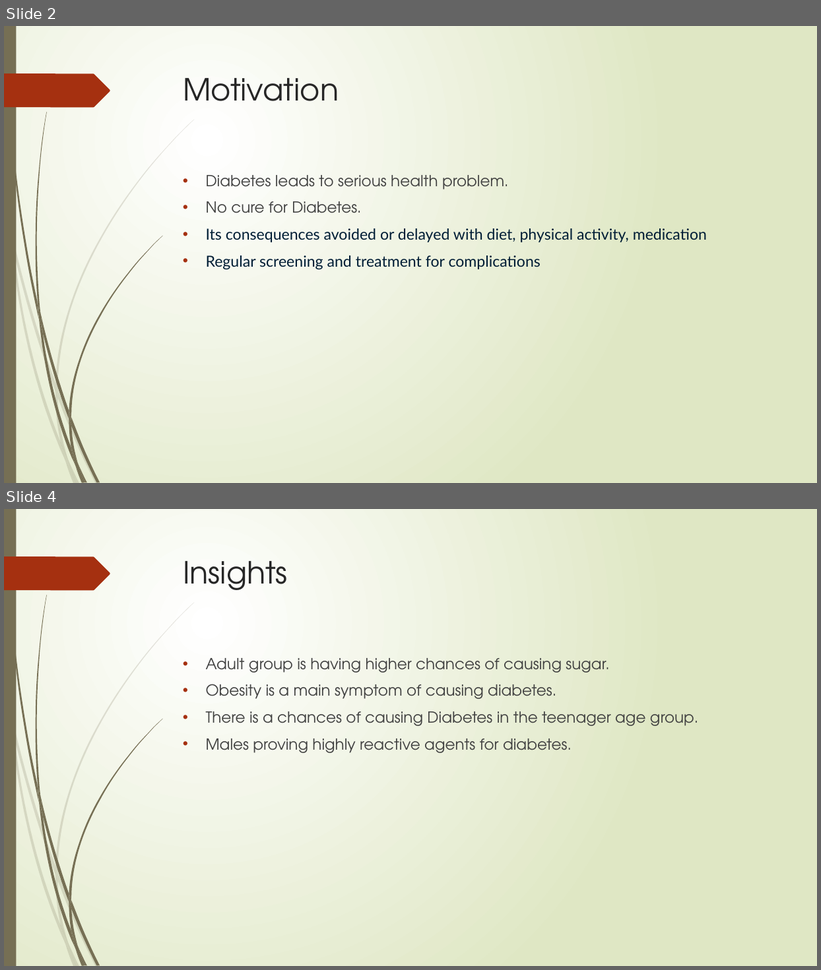
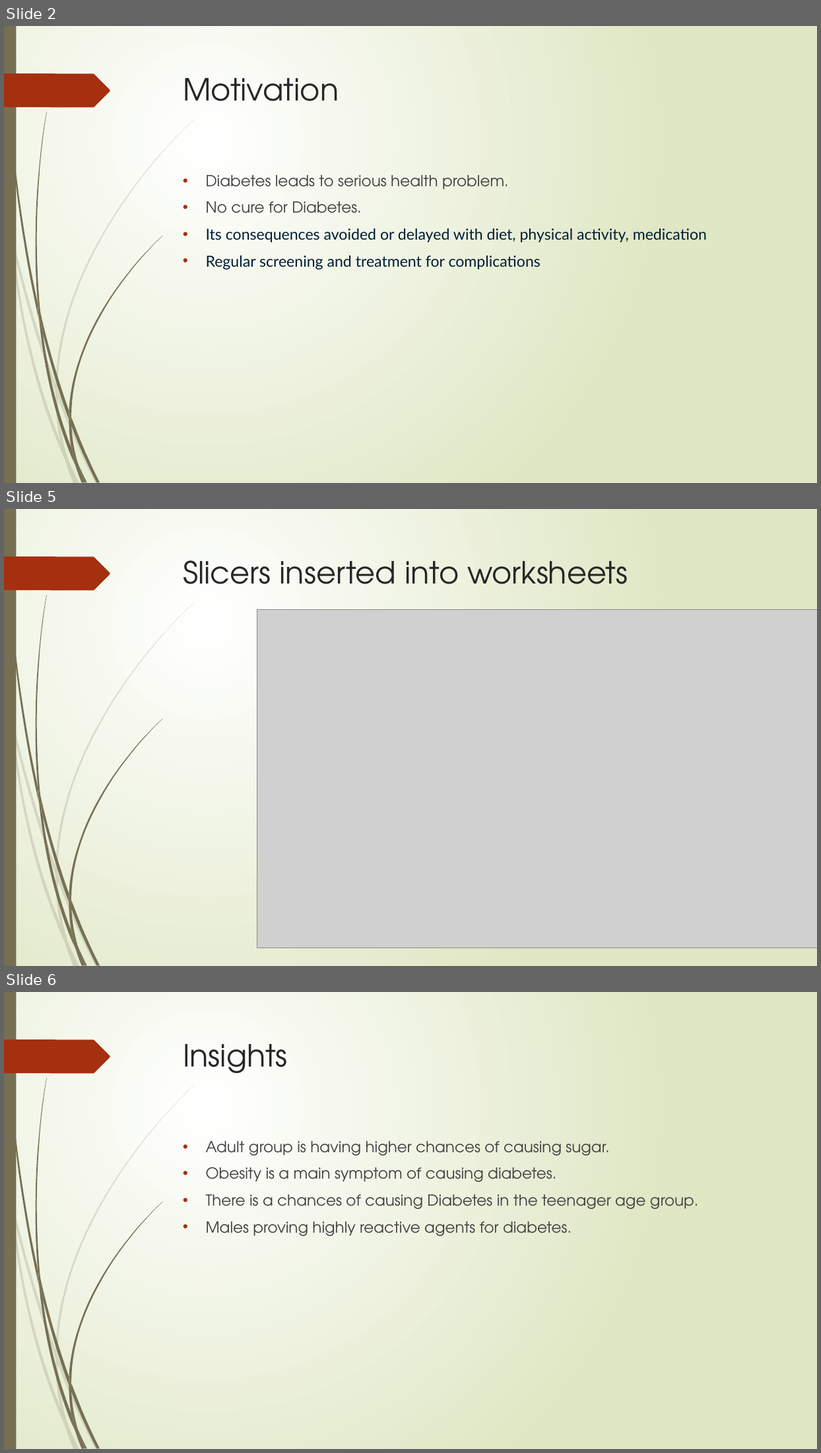
Before and after one commit to deepaliH03/GIT-DEMO, a slide deck: Excel Project/PPT on Diabetic Patient Survey.pptx. Shown one above the other, each under a label of ours: slides 2 and 4 before the commit, slides 2, 5 and 6 after it; the slides between them are not shown. The pictures are 821x970 and 821x1453 pixels, drawn with LibreOffice and Linux fonts; fonts in the diff are those of the drawing; grey boxes stand for pictures. Boxes give left, top, right and bottom in pixels: in the first picture for what was removed or moved away, otherwise in the second. Text is boxed around its words. In the diff, an @@ line names an element or a change of style, - is before the commit and + after.

```diff
--- a/Excel Project/PPT on Diabetic Patient Survey.pptx
+++ b/Excel Project/PPT on Diabetic Patient Survey.pptx
@@ slide 5 added at [4,509,817,966], background gradient #FFFFFF to #DFE8C4; not listed: 24 template elements that a slide beside it also shows @@
@@ title added at [183,560,628,584], 36 pt, text #262626 @@
+Slicers inserted into worksheets
@@ picture added at [257,609,817,949] @@
@@ what was slide 4 is now slide 6 @@
```
Also in this commit, not shown: 1 other slide added, 4 other files.
